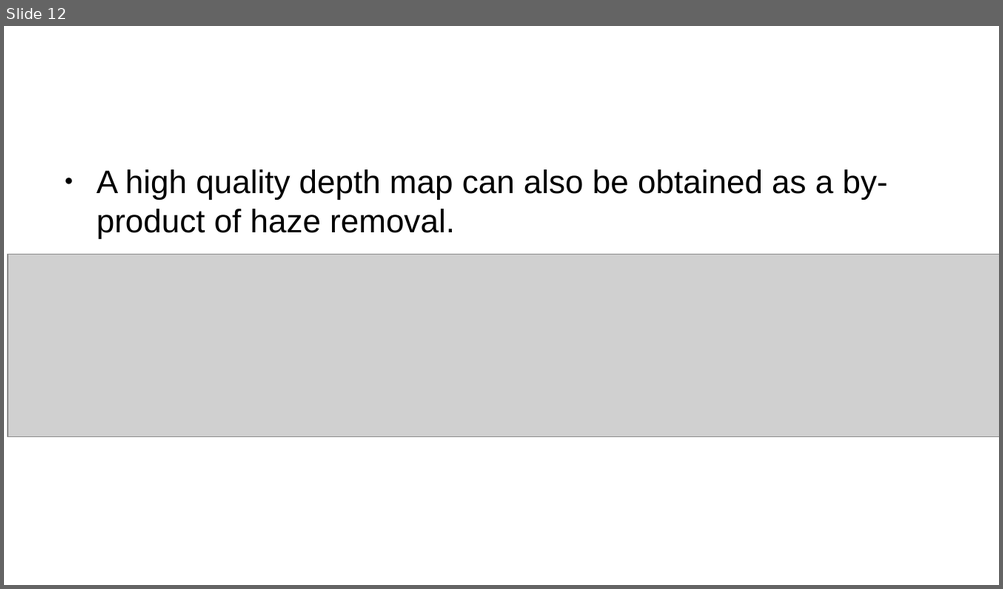
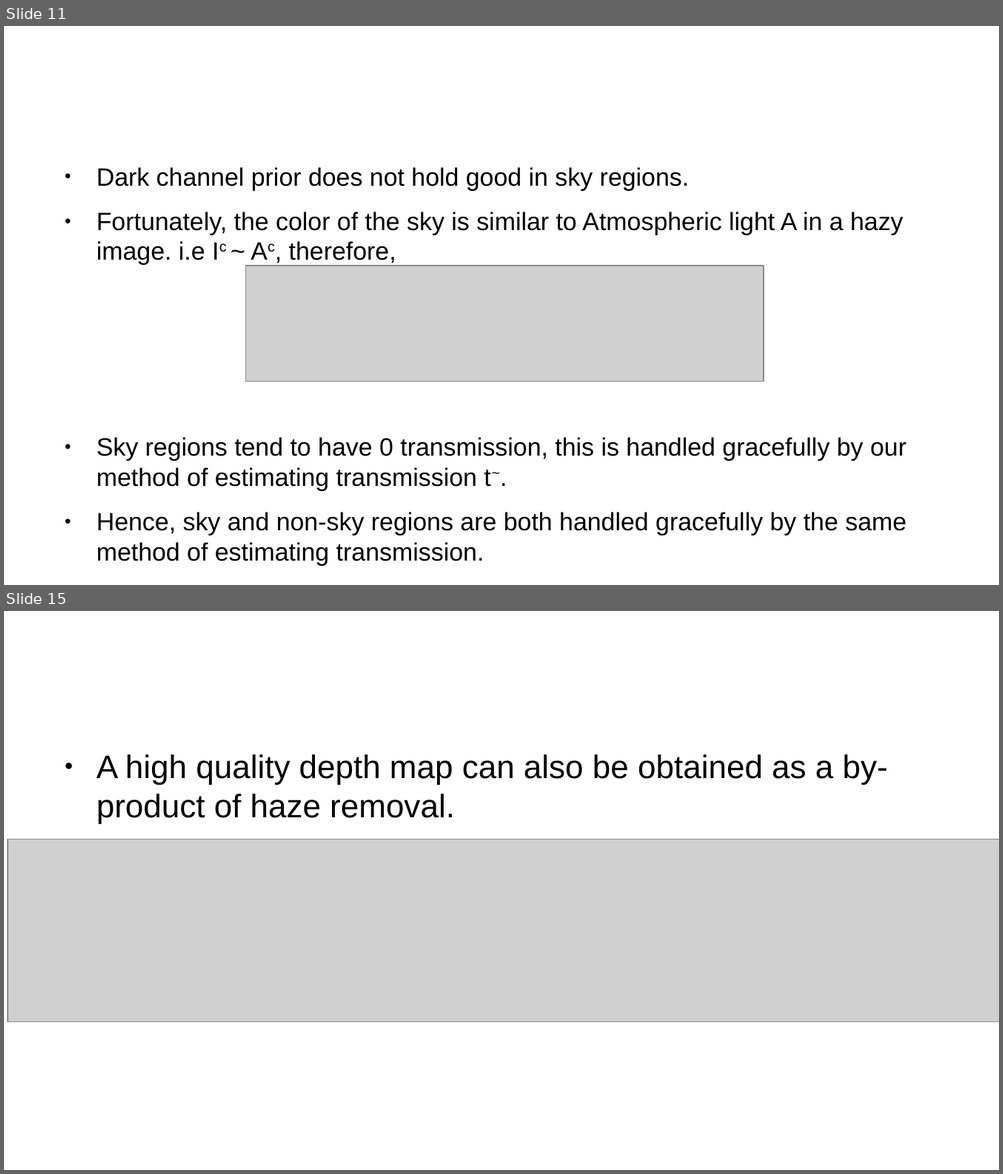
Before and after one commit to divy-kala/Single-Image-Haze-Removal-Using-Dark-Channel-Prior, a slide deck: singleimage.odp. Shown one above the other, each under a label of ours: slide 12 before the commit, slides 11 and 15 after it; the slides between them are not shown. The pictures are 1003x589 and 1003x1174 pixels, drawn with LibreOffice and Linux fonts; fonts in the diff are those of the drawing; grey boxes stand for pictures; background and template pictures are left out. Boxes give left, top, right and bottom in pixels: in the first picture for what was removed or moved away, otherwise in the second. Text is boxed around its words. In the diff, an @@ line names an element or a change of style, - is before the commit and + after.

```diff
--- a/singleimage.odp
+++ b/singleimage.odp
@@ slide 11 added at [4,26,999,585], background #FFFFFF @@
@@ text added at [96,167,906,565], 20 pt, text #000000 @@
+● Dark channel prior does not hold good in sky regions.
+● Fortunately, the color of the sky is similar to Atmospheric light A in a hazy image. i.e Ic ~ Ac, therefore,
+● Sky regions tend to have 0 transmission, this is handled gracefully by our method of estimating transmission t~.
+● Hence, sky and non-sky regions are both handled gracefully by the same method of estimating transmission.
@@ title added at [365,212,444,235], 35.7 pt, text #FFFFFF @@
+What about the sky region?
@@ picture added at [246,266,764,382] @@
@@ what was slide 12 is now slide 15 @@
```
Also in this commit, not shown: 2 slides changed, 4 other slides added, 2 slides removed, 1 other file.
